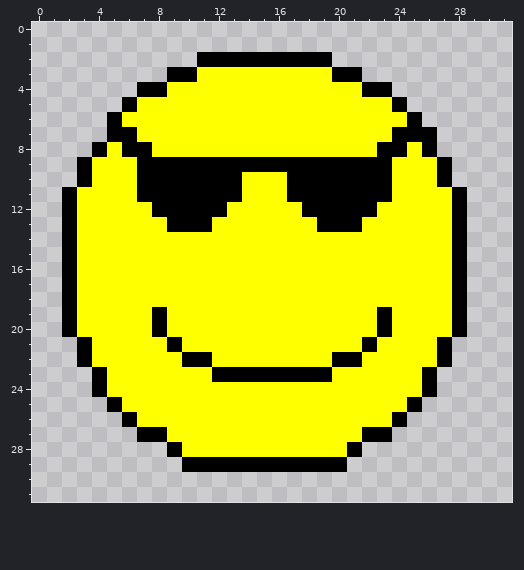
A pixel-art sprite gets an edit: src/main/resources/tiles/shades.png. The picture above was drawn from the file before the commit.
The file is 32x32 pixels.
The result:
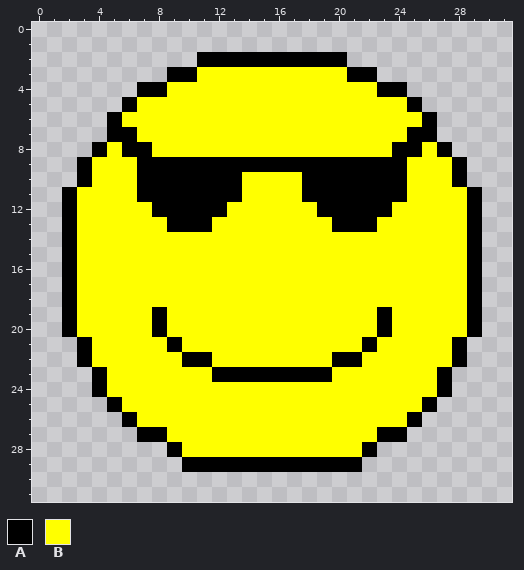
Palette (. is transparent): A #000000  B #ffff00
The exact change:
@@ x 15..31 @@
  1 .................
- 2 AAAAA............
- 3 BBBBBAA..........
- 4 BBBBBBBAA........
- 5 BBBBBBBBBA.......
- 6 BBBBBBBBBBA......
- 7 BBBBBBBBBAAA.....
- 8 BBBBBBBBAABA.....
- 9 AAAAAAAAABBBA....
-10 BBAAAAAAABBBA....
-11 BBAAAAAAABBBBA...
-12 BBBAAAAABBBBBA...
-13 BBBBAAABBBBBBA...
-14 BBBBBBBBBBBBBA...
-15 BBBBBBBBBBBBBA...
-16 BBBBBBBBBBBBBA...
-17 BBBBBBBBBBBBBA...
-18 BBBBBBBBBBBBBA...
-19 BBBBBBBBABBBBA...
-20 BBBBBBBBABBBBA...
-21 BBBBBBBABBBBA....
-22 BBBBBAABBBBBA....
-23 AAAAABBBBBBA.....
-24 BBBBBBBBBBBA.....
-25 BBBBBBBBBBA......
-26 BBBBBBBBBA.......
-27 BBBBBBBAA........
-28 BBBBBBA..........
-29 AAAAAA...........
+ 2 AAAAAA...........
+ 3 BBBBBBAA.........
+ 4 BBBBBBBBAA.......
+ 5 BBBBBBBBBBA......
+ 6 BBBBBBBBBBBA.....
+ 7 BBBBBBBBBBAA.....
+ 8 BBBBBBBBBAABA....
+ 9 AAAAAAAAAABBBA...
+10 BBBAAAAAAABBBA...
+11 BBBAAAAAAABBBBA..
+12 BBBBAAAAABBBBBA..
+13 BBBBBAAABBBBBBA..
+14 BBBBBBBBBBBBBBA..
+15 BBBBBBBBBBBBBBA..
+16 BBBBBBBBBBBBBBA..
+17 BBBBBBBBBBBBBBA..
+18 BBBBBBBBBBBBBBA..
+19 BBBBBBBBABBBBBA..
+20 BBBBBBBBABBBBBA..
+21 BBBBBBBABBBBBA...
+22 BBBBBAABBBBBBA...
+23 AAAAABBBBBBBA....
+24 BBBBBBBBBBBBA....
+25 BBBBBBBBBBBA.....
+26 BBBBBBBBBBA......
+27 BBBBBBBBAA.......
+28 BBBBBBBA.........
+29 AAAAAAA..........
 30 .................
Pixel boxes of the changes (left, top, right, bottom) in both pictures:
changed: (287, 52, 482, 472)
